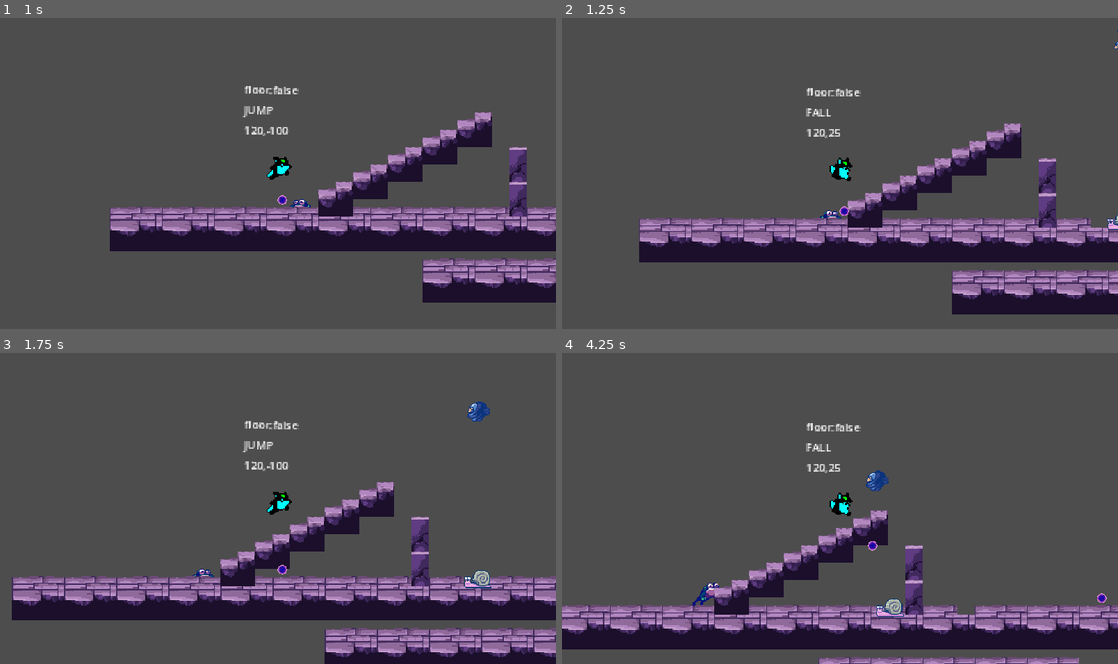
Above: before the commit, frames 1-4 (two rows, left to right).
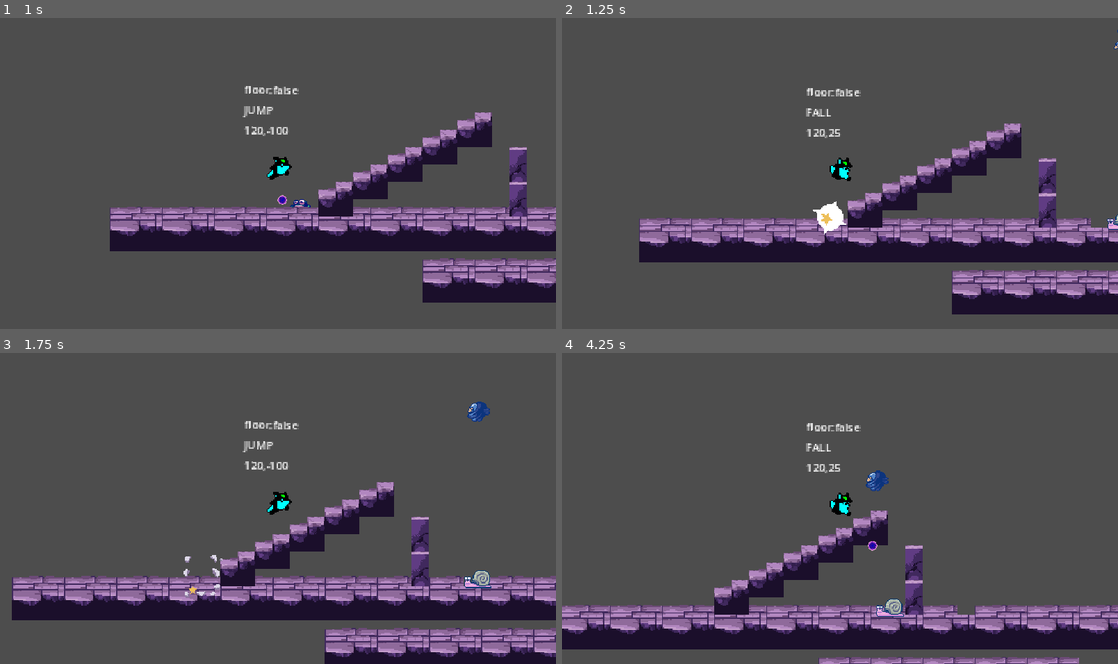
Above: after the commit, the same moments.

Repository: eugencic/PookieGame
Game: Godot game, scene res://level_base/level_base.tscn
Two runs of this game, one before a commit and one after it. Both use one fixed random seed, a clock stepped at 60 frames per second and the inputs below. The project has no main scene, so this scene is started directly.
Inputs (mouse positions are in pixels of both pictures, inside the frame that each line leads up to):
- Up to frame 1 (1 s): move the mouse to (400, 151) at 0.52 s; hold D (right) from 0.53 s (still down); click (400, 151) at 0.6 s; tap Space (jump) at 0.77 s
- Up to frame 2 (1.25 s): keep holding D (right)
- Up to frame 3 (1.75 s): keep holding D (right); move the mouse to (166, 517) at 1.27 s; click (166, 517) at 1.35 s; tap Space (jump) at 1.52 s
- Up to frame 4 (4.25 s): move the mouse to (895, 430) at 2.02 s; release D (right) at 2.03 s; hold A (left) 2.03-2.78 s; click (895, 430) at 2.1 s; move the mouse to (812, 567) at 2.77 s; hold D (right) from 2.78 s (still down); click (812, 567) at 2.85 s; tap Space (jump) at 3.02, 3.77 s; move the mouse to (1006, 548) at 3.52 s; click (1006, 548) at 3.6 s

Frame 1 is identical in both runs. In frame 2, 0.4% of the frame differs, in the area x 45-52%, y 58-70%; in frame 3, 0.2%; in frame 4, 0.2%.

Commit message:
👌 Add explosion

Diff:
--- a/bullets/bullet_base/bullet_base.tscn
+++ b/bullets/bullet_base/bullet_base.tscn
@@ -1,7 +1,7 @@
 [gd_scene load_steps=4 format=3 uid="uid://xk73mtqkj1er"]
 
 [ext_resource type="Script" path="res://bullets/bullet_base/bullet_base.gd" id="1_uy1s0"]
-[ext_resource type="Texture2D" uid="uid://delmifj2v16ts" path="res://assets/items/bullet-1.png" id="1_vqe0n"]
+[ext_resource type="Texture2D" uid="uid://delmifj2v16ts" path="res://assets/items/bullet1.png" id="1_vqe0n"]
 
 [sub_resource type="CircleShape2D" id="CircleShape2D_33x74"]
 radius = 4.12311
--- a/bullets/bullet_enemy/bullet_enemy.tscn
+++ b/bullets/bullet_enemy/bullet_enemy.tscn
@@ -5,6 +5,7 @@
 
 [node name="BulletEnemy" instance=ExtResource("1_tw8j8")]
 collision_layer = 16
+collision_mask = 2
 
 [node name="Sprite2D" parent="." index="0"]
 texture = ExtResource("2_ta73h")
--- a/bullets/bullet_player/bullet_player.tscn
+++ b/bullets/bullet_player/bullet_player.tscn
@@ -4,3 +4,4 @@
 
 [node name="BulletPlayer" instance=ExtResource("1_jqse5")]
 collision_layer = 8
+collision_mask = 4
--- a/enemies/enemy_base/enemy_base.gd
+++ b/enemies/enemy_base/enemy_base.gd
@@ -34,6 +34,7 @@
 
 	_dying = true
 	SignalManager.on_enemy_hit.emit(points, global_position)
+	ObjectMaker.create_explosion(global_position)
 	set_physics_process(false)
 	hide()
 	queue_free()
@@ -46,3 +47,4 @@
 
 func _on_hit_box_area_entered(area):
 	print("Enemy hit:", area)
+	die()
--- /dev/null
+++ b/enemy_explosion/enemy_explosion.gd
@@ -0,0 +1,5 @@
+extends AnimatedSprite2D
+
+
+func _on_animation_finished():
+	queue_free()
--- /dev/null
+++ b/enemy_explosion/enemy_explosion.tscn
@@ -0,0 +1,67 @@
+[gd_scene load_steps=11 format=3 uid="uid://blrng5l5usmcx"]
+
+[ext_resource type="AudioStream" uid="uid://dqrpimxwtylwy" path="res://assets/sound/pickup3.ogg" id="1_hmf5q"]
+[ext_resource type="Texture2D" uid="uid://b8lk0rggssy6y" path="res://assets/explosion/enemy-deadth.png" id="1_nt7n5"]
+[ext_resource type="Script" path="res://enemy_explosion/enemy_explosion.gd" id="2_tl36h"]
+
+[sub_resource type="AtlasTexture" id="AtlasTexture_o6fph"]
+atlas = ExtResource("1_nt7n5")
+region = Rect2(0, 0, 40, 41)
+
+[sub_resource type="AtlasTexture" id="AtlasTexture_c8l8x"]
+atlas = ExtResource("1_nt7n5")
+region = Rect2(40, 0, 40, 41)
+
+[sub_resource type="AtlasTexture" id="AtlasTexture_0ookl"]
+atlas = ExtResource("1_nt7n5")
+region = Rect2(80, 0, 40, 41)
+
+[sub_resource type="AtlasTexture" id="AtlasTexture_gdedt"]
+atlas = ExtResource("1_nt7n5")
+region = Rect2(120, 0, 40, 41)
+
+[sub_resource type="AtlasTexture" id="AtlasTexture_kbqdc"]
+atlas = ExtResource("1_nt7n5")
+region = Rect2(160, 0, 40, 41)
+
+[sub_resource type="AtlasTexture" id="AtlasTexture_7d5w2"]
+atlas = ExtResource("1_nt7n5")
+region = Rect2(200, 0, 40, 41)
+
+[sub_resource type="SpriteFrames" id="SpriteFrames_66i4b"]
+animations = [{
+"frames": [{
+"duration": 1.0,
+"texture": SubResource("AtlasTexture_o6fph")
+}, {
+"duration": 1.0,
+"texture": SubResource("AtlasTexture_c8l8x")
+}, {
+"duration": 1.0,
+"texture": SubResource("AtlasTexture_0ookl")
+}, {
+"duration": 1.0,
+"texture": SubResource("AtlasTexture_gdedt")
+}, {
+"duration": 1.0,
+"texture": SubResource("AtlasTexture_kbqdc")
+}, {
+"duration": 1.0,
+"texture": SubResource("AtlasTexture_7d5w2")
+}],
+"loop": false,
+"name": &"default",
+"speed": 8.0
+}]
+
+[node name="Enemy_Explosion" type="AnimatedSprite2D"]
+sprite_frames = SubResource("SpriteFrames_66i4b")
+autoplay = "default"
+frame = 5
+frame_progress = 1.0
+script = ExtResource("2_tl36h")
+
+[node name="AudioStreamPlayer2D" type="AudioStreamPlayer2D" parent="."]
+stream = ExtResource("1_hmf5q")
+
+[connection signal="animation_finished" from="." to="." method="_on_animation_finished"]
--- a/singletons/object_maker.gd
+++ b/singletons/object_maker.gd
@@ -6,6 +6,8 @@
 	BULLET_KEY.PLAYER: preload("res://bullets/bullet_player/bullet_player.tscn"),
 	BULLET_KEY.ENEMY: preload("res://bullets/bullet_enemy/bullet_enemy.tscn")
 }
+
+const explosion_scene: PackedScene = preload("res://enemy_explosion/enemy_explosion.tscn")
 
 func add_child_deferred(child_to_add) -> void:
 		get_tree().root.add_child(child_to_add)
@@ -19,3 +21,8 @@
 	new_b.setup(direction, life_span, speed)
 	new_b.global_position = start_pos
 	call_add_child(new_b)
+
+func create_explosion(start_pos: Vector2) -> void:
+	var new_exp = explosion_scene.instantiate()
+	new_exp.global_position = start_pos
+	call_add_child(new_exp)
